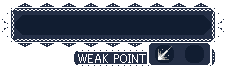
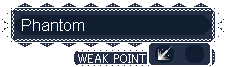
Layers edited between the first and the second 225 x 67 image:
renamed "Pasted Layer" to "Phantom", showed it, moved it above "BG", painted on it over (22, 19, 84, 31)
